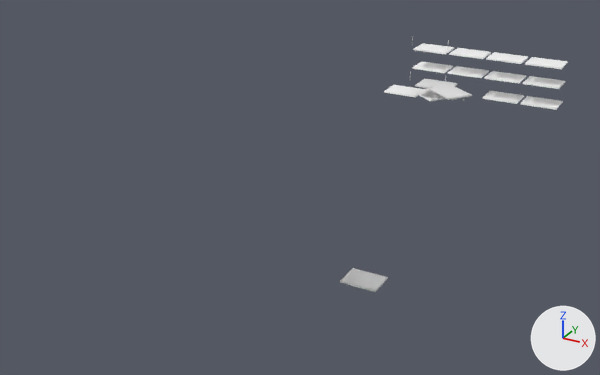
Before and after pictures for a commit that changed the glTF model assets/shelving.glb.
Camera for both pictures: a camera (50 mm lens) standing at (3.22, -7.49, 4.6) and looking at (-0.72, -0.33, 1.02). The axes (+X, +Y, +Z) are drawn at lower right. The lights are the same throughout. Where no turn or scale is listed for an object, it has been applied to the vertices. Vertices at the same position are counted once.

Script lines for the objects in view, before the commit:
```python
ob_cab_1_hinge = bpy.data.objects.new('Cab_1_hinge', me_cylinder_001)
ob_cab_1_hinge.parent = ob_cabinet_1
ob_cab_1_hinge.location = (-0.482, 2.136, 1.666)
ob_cab_1_hinge.scale = (0.00303, 0.00303, 0.0627)
ob_cab_lock_2 = bpy.data.objects.new('Cab_Lock_2', me_cylinder_008)
ob_cab_lock_2.location = (0.318, 1.868, 1.544)
ob_cab_shelf1_1 = bpy.data.objects.new('Cab_Shelf1_1', me_cube_046)
ob_cab_shelf1_1.parent = ob_cabinet_1
ob_cab_shelf1_1.location = (-0.25, 2.482, 1.756)
ob_cab_shelf1_2_001 = bpy.data.objects.new('Cab_Shelf1_2.001', me_cube_046)
ob_cab_shelf1_2_001.parent = ob_cabinet_2
ob_cab_shelf1_2_001.location = (0.217, 2.482, 1.756)
ob_cab_shelf1_3 = bpy.data.objects.new('Cab_Shelf1_3', me_cube_046)
ob_cab_shelf1_3.parent = ob_cabinet_3
ob_cab_shelf1_3.location = (0.0, 0.0, 0.252)
ob_cab_shelf1_4 = bpy.data.objects.new('Cab_Shelf1_4', me_cube_046)
ob_cab_shelf1_4.parent = ob_cabinet_4
ob_cab_shelf1_4.location = (0.0, 0.0, 0.252)
ob_cab_shelf2_2 = bpy.data.objects.new('Cab_Shelf2_2', me_cube_046)
ob_cab_shelf2_2.parent = ob_cabinet_2
ob_cab_shelf2_2.location = (0.217, 2.482, 1.993)
ob_cab_shelf2_3 = bpy.data.objects.new('Cab_Shelf2_3', me_cube_046)
ob_cab_shelf2_3.parent = ob_cabinet_3
ob_cab_shelf2_3.location = (0.0, 0.0, 0.489)
ob_cab_shelf2_4 = bpy.data.objects.new('Cab_Shelf2_4', me_cube_046)
ob_cab_shelf2_4.parent = ob_cabinet_4
ob_cab_shelf2_4.location = (0.0, 0.0, 0.489)
ob_cabinet_1 = bpy.data.objects.new('Cabinet_1', me_cube_046)
ob_cabinet_1.location = (0.0, 0.0, 0.0)
```
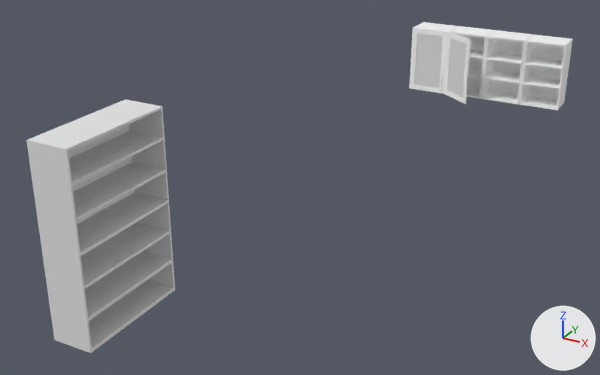
Boxes [x1, y1, x2, y2] around the edits, measured in the pictures (600 x 375 px):
'TallShelf', reshaped (not visible before): after [26, 99, 175, 353]
'Cabinet_4', reshaped, moved (28% wider, 407% taller): before [521, 96, 563, 110]; after [519, 35, 573, 110]
'Cabinet_3', reshaped, moved (26% wider, 436% taller): before [483, 91, 524, 104]; after [481, 30, 533, 104]
'Cab_Glass_1', reshaped, moved, rescaled (not visible before): after [414, 33, 443, 88]
'Cabinet_2', reshaped: before [341, 270, 386, 290]; after [450, 26, 495, 99]
'Cab_Door_1', reshaped (423% taller): before [384, 85, 425, 97]; after [409, 27, 448, 94]
'Cabinet_1', reshaped: before [340, 268, 388, 292]; after [414, 22, 458, 32]
'Cab_Glass_2', reshaped, moved (not visible before): after [447, 38, 467, 97]
'Cab_Door_2', reshaped, moved: before [415, 88, 446, 101]; after [444, 32, 471, 104]
'Cab_Shelf1_4', deleted: before [523, 76, 565, 89]
'Cab_Handle_2', reshaped, moved (not visible afterwards): before [429, 85, 472, 100]
'Cab_Shelf2_4', deleted: before [525, 57, 568, 69]
'Cab_Shelf1_3', deleted: before [484, 71, 526, 84]
'Cab_Shelf2_3', deleted: before [486, 52, 528, 64]
'Cab_Shelf1_2.001', deleted: before [448, 66, 489, 78]
'Cab_Shelf2_2', deleted: before [449, 48, 491, 59]
'Cab_Shelf1_1', deleted: before [412, 62, 453, 73]
'Cab_Handle_1', reshaped (not visible afterwards): before [415, 79, 457, 90]
'Cab_Shelf1_2', deleted: before [413, 43, 454, 54]
part 1 of me_cube_046, added: after [525, 57, 562, 69]
part 2 of me_cube_046, added: after [519, 35, 573, 110]
part 3 of me_cube_001, deleted: before [415, 79, 472, 100]
part 4 of me_cube_001, added: after [447, 38, 467, 97]

The change, as a list of edits to the scene's bpy script:
```text
Change me_cube_046:
    remove me_cube_046.from_pydata(...)  # 8 vertices, 12 faces; spans x -0.211..0.213, y -0.347..-0.022, z 0.005..0.022
    add me_cube_046.from_pydata(...)  # 52 vertices, 92 faces; spans x -0.229..0.229, y -0.347..0.0, z -0.252..0.525
    me_cube_046 part 1: the loose piece of 8 vertices spanning x -0.211..0.213, y -0.347..-0.022, z 0.005..0.022 is copied, and the copy is moved by (0.0, 0.0, 0.237); it spans x -0.211..0.213, y -0.347..-0.022, z 0.241..0.259
    me_cube_046 part 2: a new loose piece of 36 vertices spanning x -0.229..0.229, y -0.345..0.0, z -0.252..0.525, in mat_material (white #ffffff)
Change me_cube_001:
    used by ob_cab_glass_2; parent = ob_cab_door_2; location = (0.228, 0.0, 0.0); scale = (0.196, 0.196, 0.196)
    remove me_cube_001.from_pydata(...)  # 8 vertices, 12 faces; spans x -0.211..0.213, y -0.347..-0.022, z 0.005..0.022
    add me_cube_001.from_pydata(...)  # 8 vertices, 12 faces; spans x -1.0..1.0, y -0.067..-0.018, z 0.273..3.847
    me_cube_001 part 3: 8 vertices removed from x -0.211..0.213, y -0.347..-0.022, z 0.005..0.022
    me_cube_001 part 4: 8 vertices added at x -1.0..1.0, y -0.067..-0.018, z 0.273..3.847, forming a box
Add me_cube_003:
    me_cube_003.from_pydata(...)  # 168 vertices, 320 faces; spans x -0.004..0.004, y 0.0..0.025, z -0.077..0.077
Add me_cube_004:
    me_cube_004.from_pydata(...)  # a box spanning x -0.197..0.195, y -0.359..-0.35, z 0.053..0.753
Add me_cube_001_1:
    me_cube_001_1.from_pydata(...)  # 16 vertices, 32 faces; spans x 0.0..0.457, y -0.018..0.0, z 0.0..0.777
    me_cube_001_1.materials.append(mat_material)  # white #ffffff
Add me_cube:
    me_cube.from_pydata(...)  # 52 vertices, 92 faces; spans x -0.479..-0.022, y 2.135..2.482, z 1.504..2.281
    me_cube.materials.append(mat_material)  # white #ffffff
Add me_cube_024:
    me_cube_024.from_pydata(...)  # 136 vertices, 268 faces; spans x -2.15..-1.69, y -2.67..-1.34, z 0.0..2.07
Add me_cylinder_007:
    me_cylinder_007 = me_cylinder_001.copy(); me_cylinder_007.name = 'Cylinder.007'  # the mesh of ob_cab_1_hinge
Add me_cube_029:
    me_cube_029 = me_cube_003.copy(); me_cube_029.name = 'Cube.029'
Add me_cube_027:
    me_cube_027.from_pydata(...)  # 16 vertices, 32 faces; spans x -1.291..-0.834, y 1.683..1.701, z 1.504..2.281
    me_cube_027.materials.append(mat_material)  # white #ffffff
Add me_cube_026:
    me_cube_026.from_pydata(...)  # 52 vertices, 92 faces; spans x -0.012..0.445, y 2.135..2.482, z 1.504..2.281
    me_cube_026.materials.append(mat_material)  # white #ffffff
Add me_cube_031:
    me_cube_031.from_pydata(...)  # 52 vertices, 92 faces; spans x 0.451..0.908, y 2.135..2.482, z 1.504..2.281
    me_cube_031.materials.append(mat_material)  # white #ffffff
Change ob_cabinet_4:
    ob_cabinet_4.location: (1.147, 2.482, 1.504) -> (1.147, 2.482, 1.756)
Remove ob_cab_shelf1_4:
    ob_cab_shelf1_4 = bpy.data.objects.new('Cab_Shelf1_4', me_cube_046)
Remove ob_cab_shelf2_4:
    ob_cab_shelf2_4 = bpy.data.objects.new('Cab_Shelf2_4', me_cube_046)
Change ob_cabinet_3:
    ob_cabinet_3: bpy.data.objects.new('Cabinet_3', me_cube_046) -> bpy.data.objects.new('Cabinet_3', me_cube_031)
    ob_cabinet_3.location: (0.68, 2.482, 1.504) -> (0.0, 0.0, 0.0)
Remove ob_cab_shelf1_3:
    ob_cab_shelf1_3 = bpy.data.objects.new('Cab_Shelf1_3', me_cube_046)
Remove ob_cab_shelf2_3:
    ob_cab_shelf2_3 = bpy.data.objects.new('Cab_Shelf2_3', me_cube_046)
Change ob_cabinet_2:
    ob_cabinet_2: bpy.data.objects.new('Cabinet_2', me_cube_046) -> bpy.data.objects.new('Cabinet_2', me_cube_026)
Change ob_cab_door_2:
    ob_cab_door_2: bpy.data.objects.new('Cab_Door_2', me_cube_046) -> bpy.data.objects.new('Cab_Door_2', me_cube_027)
    ob_cab_door_2.location: (-0.0118, 2.136, 1.504) -> (0.0, 0.0, 0.0)
Change ob_cab_glass_2:
    ob_cab_glass_2.location: (0.228, 0.0, 0.0) -> (-1.064, 1.701, 1.504)
Change ob_cab_handle_2:
    ob_cab_handle_2: bpy.data.objects.new('Cab_Handle_2', me_cube_001) -> bpy.data.objects.new('Cab_Handle_2', me_cube_029)
    ob_cab_handle_2.location: (0.424, -0.0353, 0.15) -> (-0.868, 1.666, 1.653)
Remove ob_cab_lock_2:
    ob_cab_lock_2 = bpy.data.objects.new('Cab_Lock_2', me_cylinder_008)
Change ob_cab_hinge_2:
    ob_cab_hinge_2: bpy.data.objects.new('Cab_hinge_2', me_cylinder_001) -> bpy.data.objects.new('Cab_hinge_2', me_cylinder_007)
Remove ob_cab_shelf1_2_001:
    ob_cab_shelf1_2_001 = bpy.data.objects.new('Cab_Shelf1_2.001', me_cube_046)
Remove ob_cab_shelf2_2:
    ob_cab_shelf2_2 = bpy.data.objects.new('Cab_Shelf2_2', me_cube_046)
Change ob_tallshelf:
    ob_tallshelf: bpy.data.objects.new('TallShelf', me_cube_001) -> bpy.data.objects.new('TallShelf', me_cube_024)
Change ob_cabinet_1:
    ob_cabinet_1: bpy.data.objects.new('Cabinet_1', me_cube_046) -> bpy.data.objects.new('Cabinet_1', me_cube)
Change ob_cab_door_1:
    ob_cab_door_1: bpy.data.objects.new('Cab_Door_1', me_cube_046) -> bpy.data.objects.new('Cab_Door_1', me_cube_001_1)
Change ob_cab_glass_1:
    ob_cab_glass_1: bpy.data.objects.new('Cab_Glass_1', me_cube_001) -> bpy.data.objects.new('Cab_Glass_1', me_cube_004)
    ob_cab_glass_1.scale: (0.196, 0.196, 0.196) -> (1.0, 1.0, 1.0)
    ob_cab_glass_1.location: (0.228, 0.0, 0.0) -> (0.229, 0.346, 0.0)
Change ob_cab_handle_1:
    ob_cab_handle_1: bpy.data.objects.new('Cab_Handle_1', me_cube_001) -> bpy.data.objects.new('Cab_Handle_1', me_cube_003)
Remove ob_cab_shelf1_1:
    ob_cab_shelf1_1 = bpy.data.objects.new('Cab_Shelf1_1', me_cube_046)
Remove ob_cab_shelf1_2:
    ob_cab_shelf1_2 = bpy.data.objects.new('Cab_Shelf1_2', me_cube_046)
```
